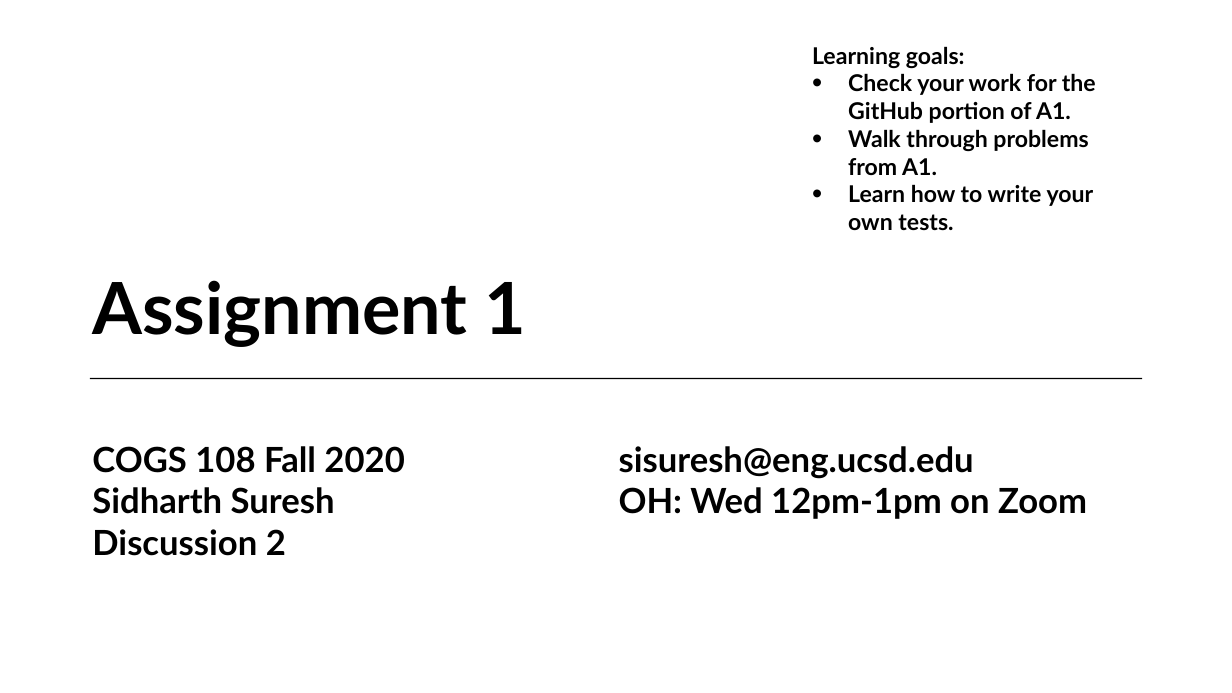
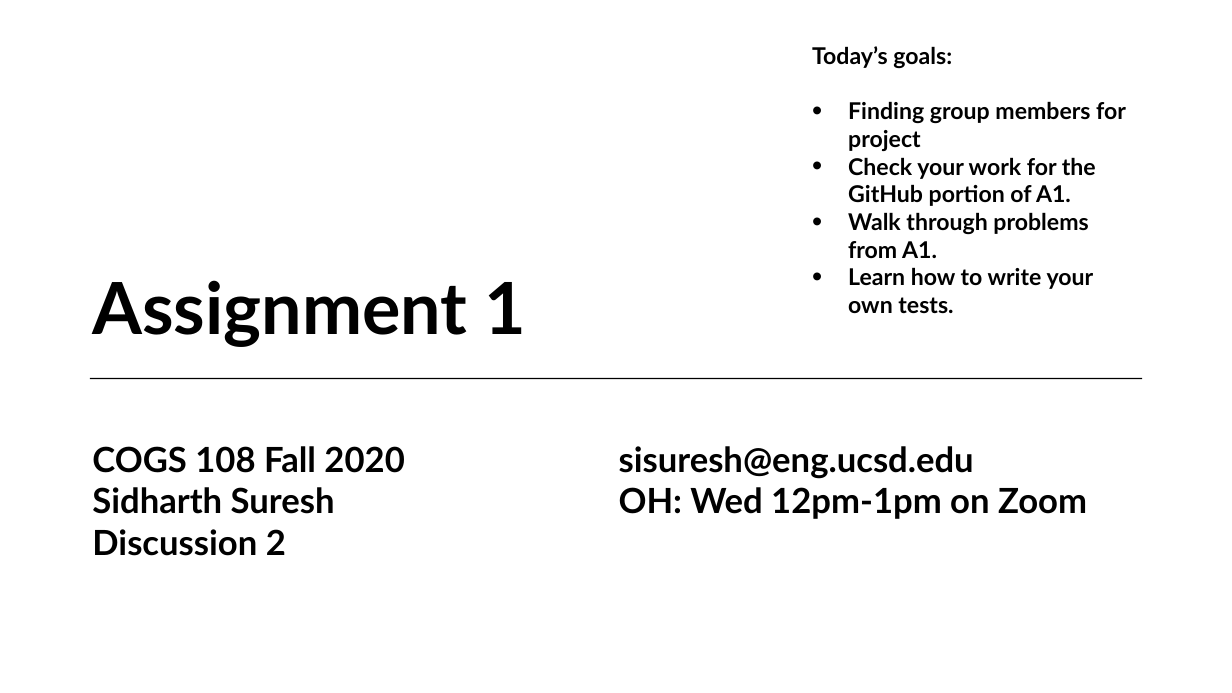
Before and after one commit to COGS108/Section-Fa20, a slide deck: slide 1 of disc02/disc02.pptx. Drawn at 1232x693 pixels with LibreOffice and Linux fonts; fonts in the diff are those of the drawing. Boxes give left, top, right and bottom in pixels: in the first picture for what was removed or moved away, otherwise in the second. Text is boxed around its words. In the diff, an @@ line names an element or a change of style, - is before the commit and + after.

```diff
--- a/disc02/disc02.pptx
+++ b/disc02/disc02.pptx
@@ text at (x1=812, y1=46, x2=1126, y2=151): text changed @@
-Learning goals:
+Today’s goals:
+• Finding group members for project
```
Also in this commit, not shown: 4 other slides changed, 1 other file.
